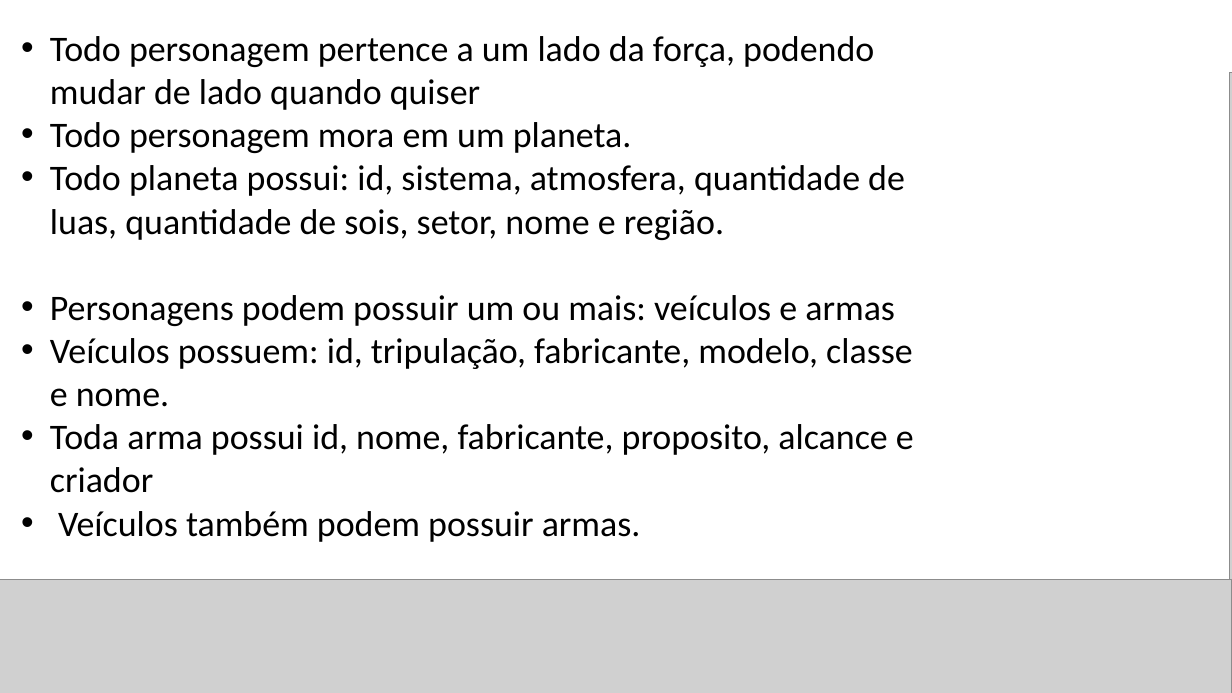
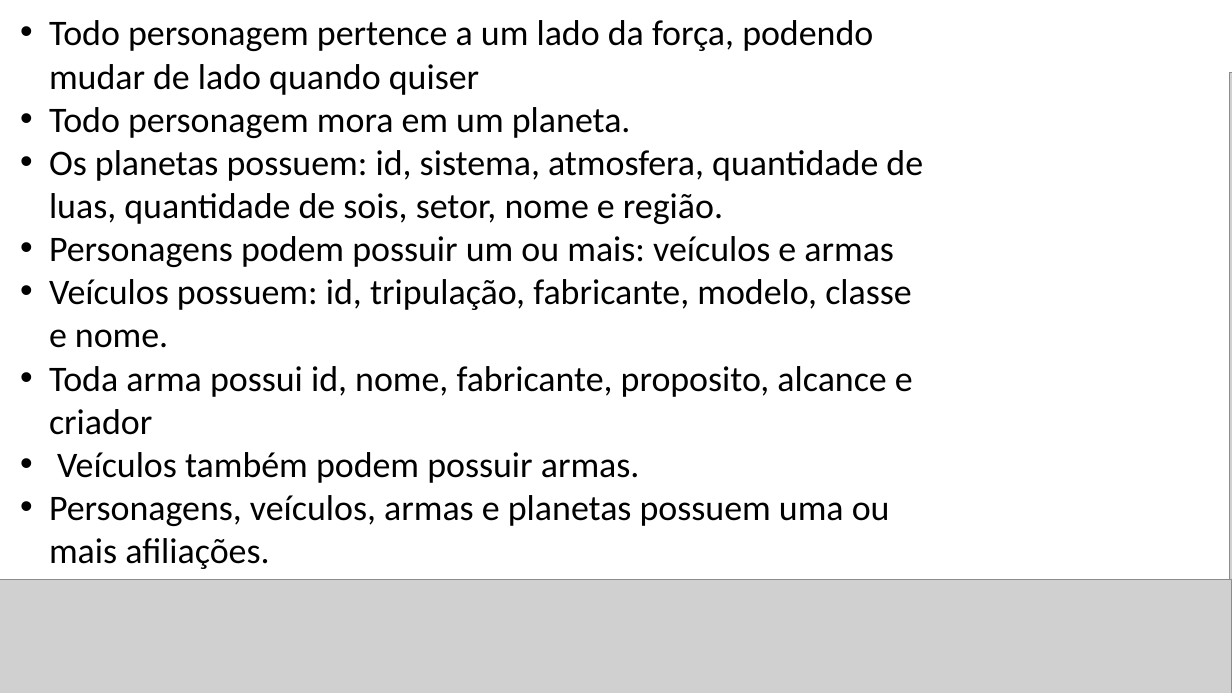
Before and after one commit to daniellygj/Fatec, a slide deck: slide 7 of 3º Semestre/Programação em Banco de Dados/Projeto/Apresentação.pptx. Drawn at 1232x693 pixels with LibreOffice and Linux fonts; fonts in the diff are those of the drawing; grey boxes stand for pictures. Boxes give left, top, right and bottom in pixels: in the first picture for what was removed or moved away, otherwise in the second. Text is boxed around its words. In the diff, an @@ line names an element or a change of style, - is before the commit and + after.

```diff
--- a/3º Semestre/Programação em Banco de Dados/Projeto/Apresentação.pptx
+++ b/3º Semestre/Programação em Banco de Dados/Projeto/Apresentação.pptx
@@ text "Todo personagem pertence a um ...": place and size @@
-text "Todo personagem pertence a um ..." at [50,36,914,542]
+text "Todo personagem pertence a um ..." at [49,20,923,569]
@@ text at [49,150,923,224]: text changed @@
-• Todo planeta possui: id, sistema, atmosfera, quantidade de luas, quantidade de sois, setor, nome e região.
+• Os planetas possuem: id, sistema, atmosfera, quantidade de luas, quantidade de sois, setor, nome e região.
@@ text at [49,495,890,569]: paragraph added @@
+• Personagens, veículos, armas e planetas possuem uma ou mais afiliações.
```
Also in this commit, not shown: 2 other slides changed, 2 slides added, 1 slide removed, 5 other files.
